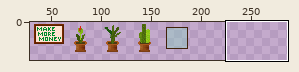
Two states of a sprite sheet, atlases/objects.png. The picture above shows the old version from afar; the outline marks the close-up.
Close-up. As it was:
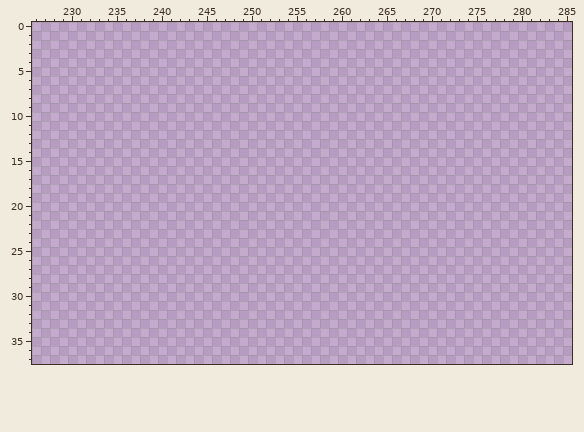
The file is 320x320 pixels. Pixels under 10% opacity are left out. Colours within 5 levels of each other are drawn and written as one. Shown: x 226..285, y 0..37. The wide view leaves out empty margins. The commit also changed other parts of the picture, which this record leaves out.
The result:
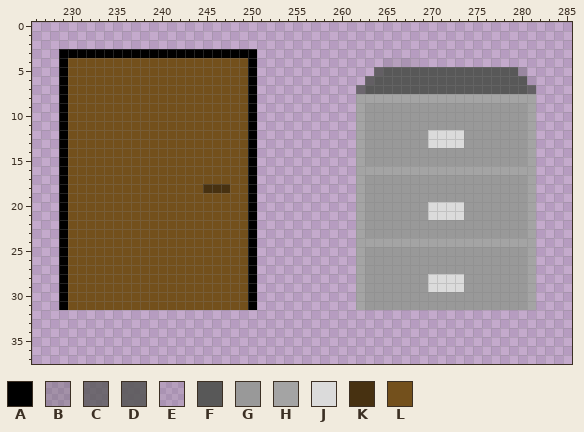
Palette (. is transparent): A #000000  B #5757574e  C #575757c7  D #575757e0  E #58585821  F #585858  G #999999  H #a4a4a4  J #dbdbdb  K #473111  L #73501c
Changes in this commit:
Changed rows in their new state; - is an unchanged pixel.
first column x 229:
 3 AAAAAAAAAAAAAAAAAAAAAA-------------------------------
 4 ALLLLLLLLLLLLLLLLLLLLA--------------EEEE-------------
 5 ALLLLLLLLLLLLLLLLLLLLA-------------DFFFFFFFFFFFFFFFB-
 6 ALLLLLLLLLLLLLLLLLLLLA------------DFFFFFFFFFFFFFFFFFE
 7 ALLLLLLLLLLLLLLLLLLLLA-----------CFFFFFFFFFFFFFFFFFFD
 8 ALLLLLLLLLLLLLLLLLLLLA-----------HHHHHHHHHHHHHHHHHHHH
 9 ALLLLLLLLLLLLLLLLLLLLA-----------HGGGGGGGGGGGGGGGGGGH
10 ALLLLLLLLLLLLLLLLLLLLA-----------HGGGGGGGGGGGGGGGGGGH
11 ALLLLLLLLLLLLLLLLLLLLA-----------HGGGGGGGGGGGGGGGGGGH
12 ALLLLLLLLLLLLLLLLLLLLA-----------HGGGGGGGJJJJGGGGGGGH
13 ALLLLLLLLLLLLLLLLLLLLA-----------HGGGGGGGJJJJGGGGGGGH
14 ALLLLLLLLLLLLLLLLLLLLA-----------HGGGGGGGGGGGGGGGGGGH
15 ALLLLLLLLLLLLLLLLLLLLA-----------HGGGGGGGGGGGGGGGGGGH
16 ALLLLLLLLLLLLLLLLLLLLA-----------HHHHHHHHHHHHHHHHHHHH
17 ALLLLLLLLLLLLLLLLLLLLA-----------HGGGGGGGGGGGGGGGGGGH
18 ALLLLLLLLLLLLLLLKKKLLA-----------HGGGGGGGGGGGGGGGGGGH
19 ALLLLLLLLLLLLLLLLLLLLA-----------HGGGGGGGGGGGGGGGGGGH
20 ALLLLLLLLLLLLLLLLLLLLA-----------HGGGGGGGJJJJGGGGGGGH
21 ALLLLLLLLLLLLLLLLLLLLA-----------HGGGGGGGJJJJGGGGGGGH
22 ALLLLLLLLLLLLLLLLLLLLA-----------HGGGGGGGGGGGGGGGGGGH
23 ALLLLLLLLLLLLLLLLLLLLA-----------HGGGGGGGGGGGGGGGGGGH
24 ALLLLLLLLLLLLLLLLLLLLA-----------HHHHHHHHHHHHHHHHHHHH
25 ALLLLLLLLLLLLLLLLLLLLA-----------HGGGGGGGGGGGGGGGGGGH
26 ALLLLLLLLLLLLLLLLLLLLA-----------HGGGGGGGGGGGGGGGGGGH
27 ALLLLLLLLLLLLLLLLLLLLA-----------HGGGGGGGGGGGGGGGGGGH
28 ALLLLLLLLLLLLLLLLLLLLA-----------HGGGGGGGJJJJGGGGGGGH
29 ALLLLLLLLLLLLLLLLLLLLA-----------HGGGGGGGJJJJGGGGGGGH
30 ALLLLLLLLLLLLLLLLLLLLA-----------HGGGGGGGGGGGGGGGGGGH
31 ALLLLLLLLLLLLLLLLLLLLA-----------HGGGGGGGGGGGGGGGGGGH
